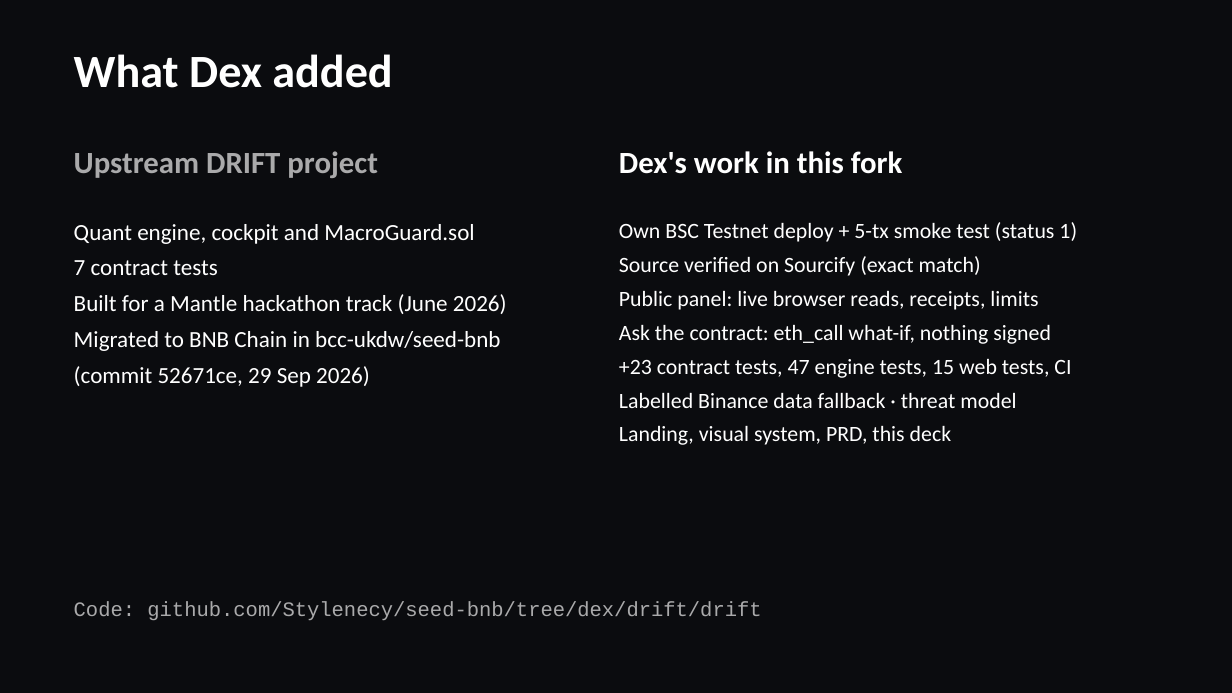
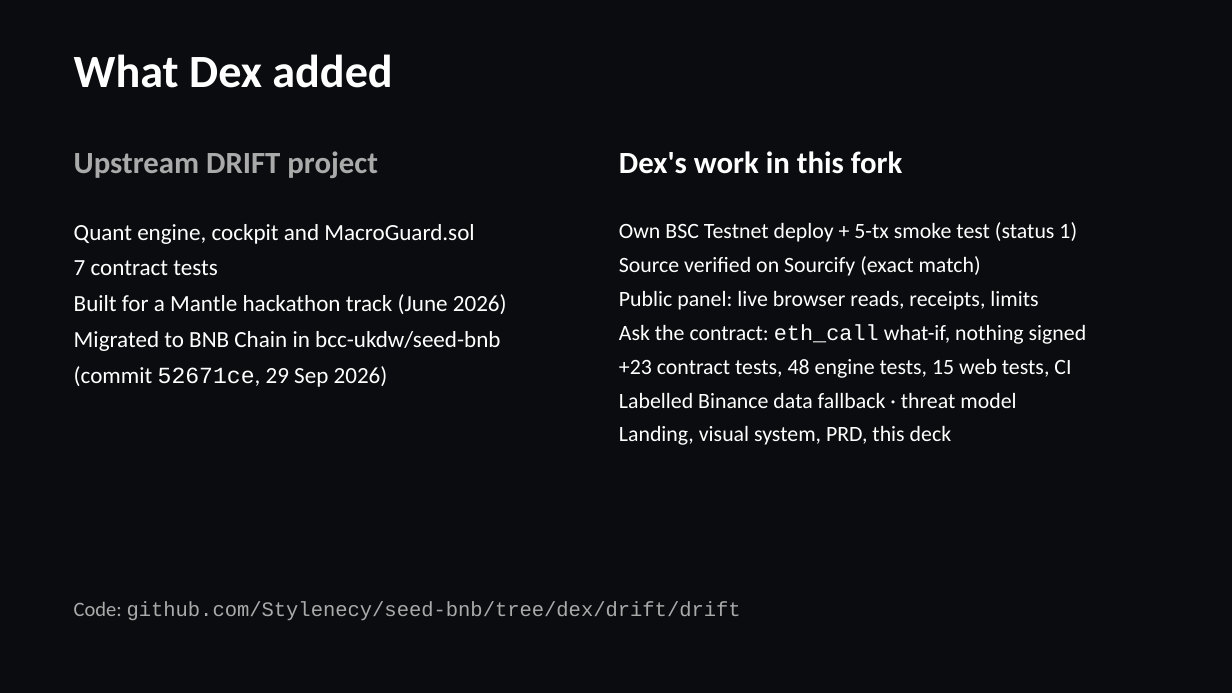
Before and after one commit to Stylenecy/seed-bnb, a slide deck: slide 9 of drift/docs/submission/DRIFT-pitch.pptx. Drawn at 1232x693 pixels with LibreOffice and Linux fonts; fonts in the diff are those of the drawing. Boxes give left, top, right and bottom in pixels: in the first picture for what was removed or moved away, otherwise in the second. Text is boxed around its words. In the diff, an @@ line names an element or a change of style, - is before the commit and + after.

```diff
--- a/drift/docs/submission/DRIFT-pitch.pptx
+++ b/drift/docs/submission/DRIFT-pitch.pptx
@@ text at [619,324,1087,344]: font Calibri to Courier New in "eth_call" @@
@@ text at [619,359,1071,378]: text changed @@
-+23 contract tests, 47 engine tests, 15 web tests, CI
++23 contract tests, 48 engine tests, 15 web tests, CI
@@ text at [74,366,388,387]: font Calibri to Courier New in "52671ce," @@
@@ text "Code: github.com/Stylenecy/seed-bnb/tree/dex/drift/drift" at [74,601,741,620]: font Courier New to Calibri in "Code:" @@
```
Also in this commit, not shown: 6 other slides changed, 2 other files.
